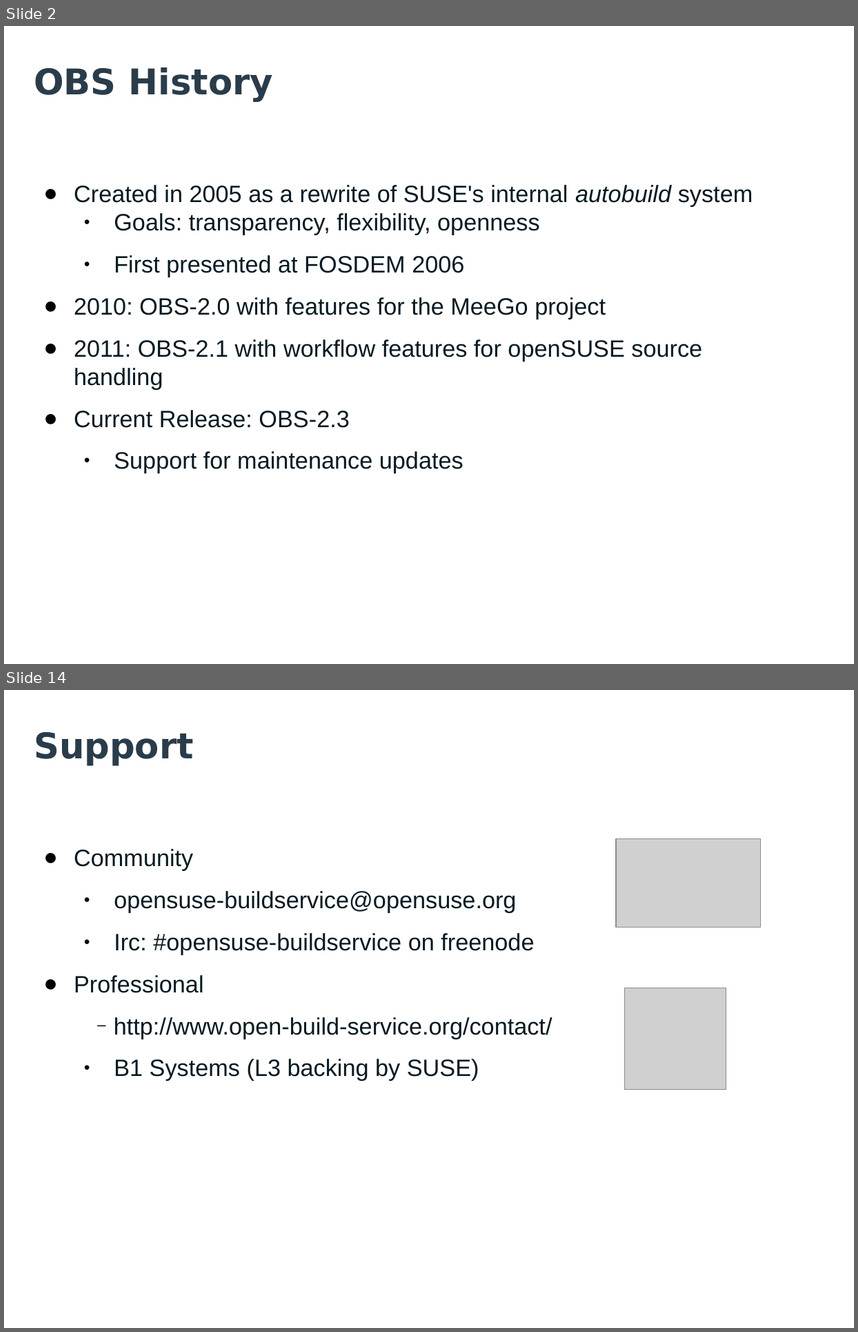
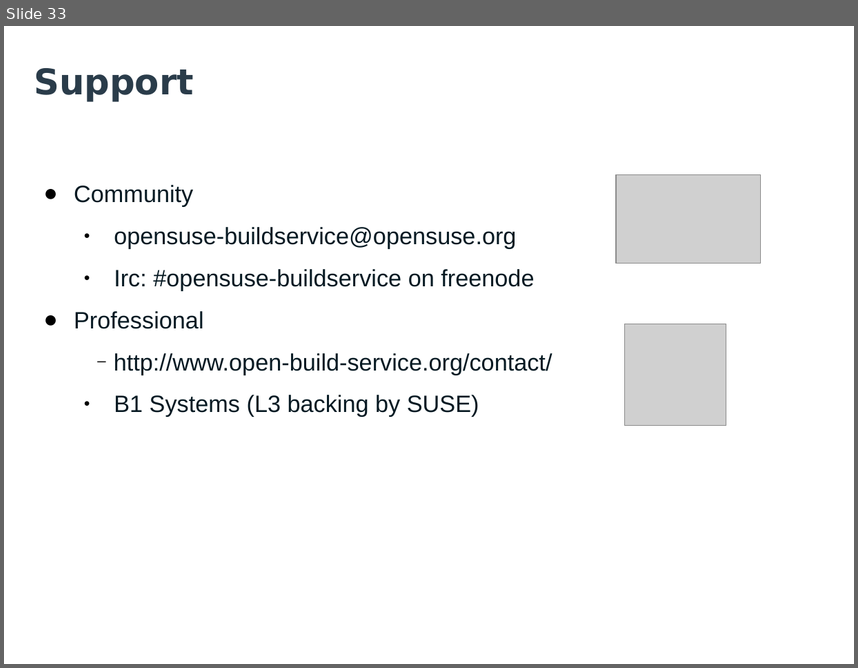
Before and after one commit to openSUSE/obs-landing, a slide deck: files/talks/OBS-Facts-Features-Future.odp. Shown one above the other, each under a label of ours: slides 2 and 14 before the commit, slide 33 after it; the slides between them are not shown. The pictures are 858x1332 and 858x668 pixels, drawn with LibreOffice and Linux fonts; fonts in the diff are those of the drawing; grey boxes stand for pictures; background and template pictures are left out. Boxes give left, top, right and bottom in pixels: in the first picture for what was removed or moved away, otherwise in the second. Text is boxed around its words. In the diff, an @@ line names an element or a change of style, - is before the commit and + after.

Commit message:
Rework support page, update the workshops, oSC12 event report

```diff
--- a/files/talks/OBS-Facts-Features-Future.odp
+++ b/files/talks/OBS-Facts-Features-Future.odp
@@ slide 2 removed at (4,26,854,664), background #FFFFFF; not listed: 1 template element that a slide beside it also shows @@
@@ title removed at (34,67,273,102) @@
-OBS History
@@ text removed at (74,185,753,473) @@
-● Created in 2005 as a rewrite of SUSE's internal autobuild system
-  ● Goals: transparency, flexibility, openness
-  ● First presented at FOSDEM 2006
-● 2010: OBS-2.0 with features for the MeeGo project
-● 2011: OBS-2.1 with workflow features for openSUSE source handling
-● Current Release: OBS-2.3
-  ● Support for maintenance updates
@@ what was slide 14 is now slide 33 @@
```
Also in this commit, not shown: 3 slides changed, 30 slides added, 9 other slides removed, 4 other files.
